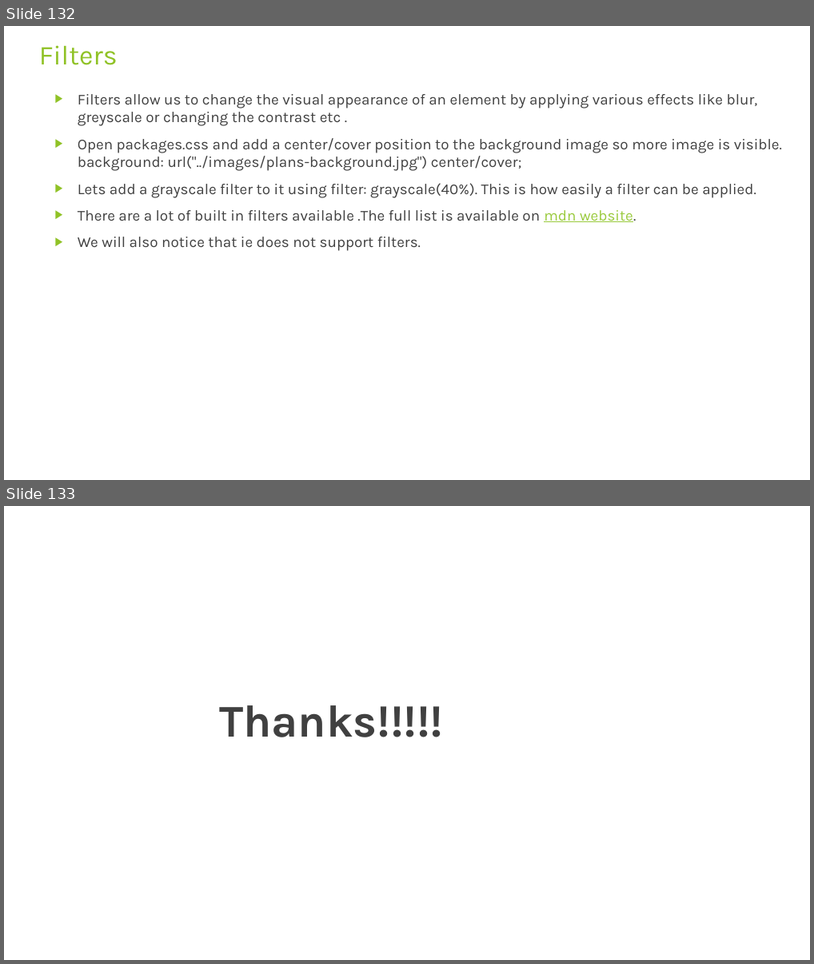
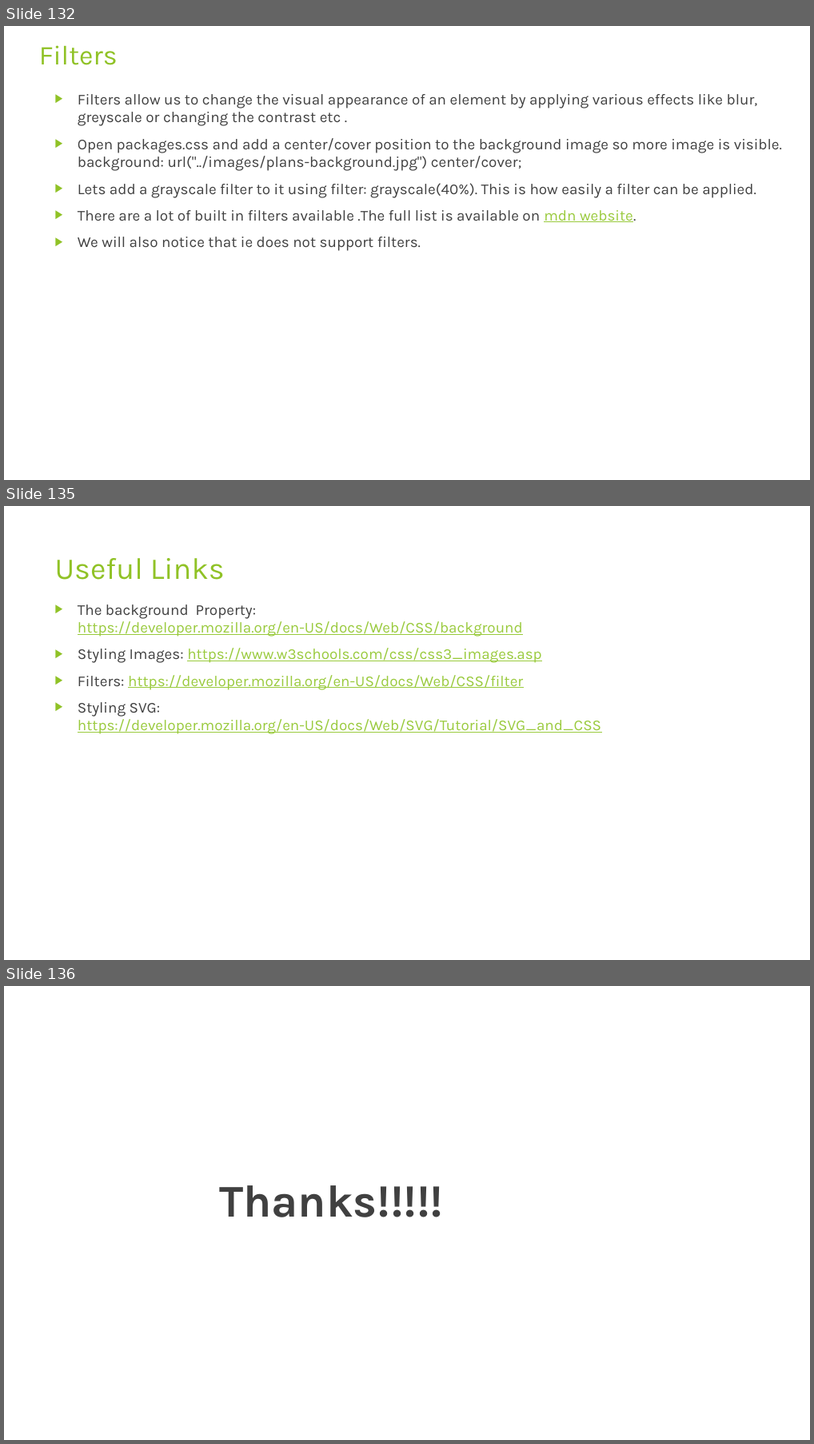
Before and after one commit to rudhrainfogain/CSS, a slide deck: PPT/Css-v7.pptx. Shown one above the other, each under a label of ours: slides 132 and 133 before the commit, slides 132, 135 and 136 after it; the slides between them are not shown. The pictures are 814x964 and 814x1444 pixels, drawn with LibreOffice and Linux fonts; fonts in the diff are those of the drawing. Boxes give left, top, right and bottom in pixels: in the first picture for what was removed or moved away, otherwise in the second. Text is boxed around its words. In the diff, an @@ line names an element or a change of style, - is before the commit and + after.

```diff
--- a/PPT/Css-v7.pptx
+++ b/PPT/Css-v7.pptx
@@ slide 135 added at [4,506,810,960], background #FFFFFF @@
@@ title added at [55,558,225,580], 36 pt, text #90C226 @@
+Useful Links
@@ text added at [78,604,602,734], 18 pt, text #99CA3C, underline @@
+▶ The background Property: https://developer.mozilla.org/en-US/docs/Web/CSS/background
+▶ Styling Images: https://www.w3schools.com/css/css3_images.asp
+▶ Filters: https://developer.mozilla.org/en-US/docs/Web/CSS/filter
+▶ Styling SVG: https://developer.mozilla.org/en-US/docs/Web/SVG/Tutorial/SVG_and_CSS
@@ what was slide 133 is now slide 136 @@
```
Also in this commit, not shown: 2 other slides added, 2 other files.
